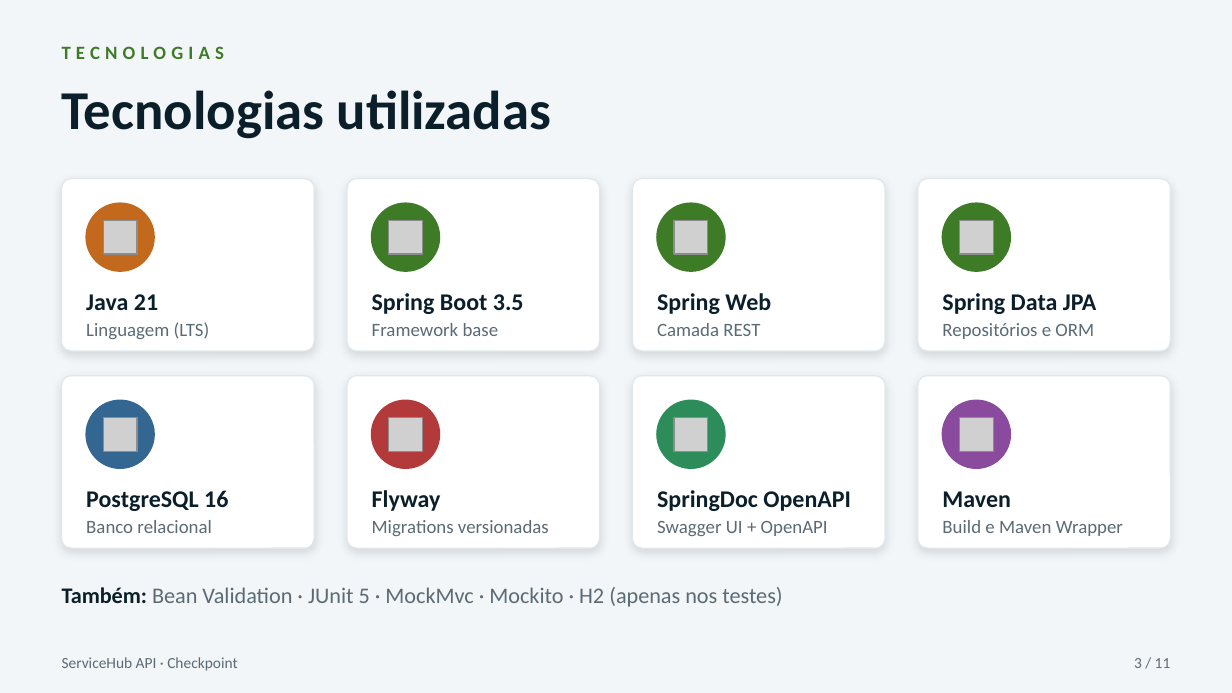
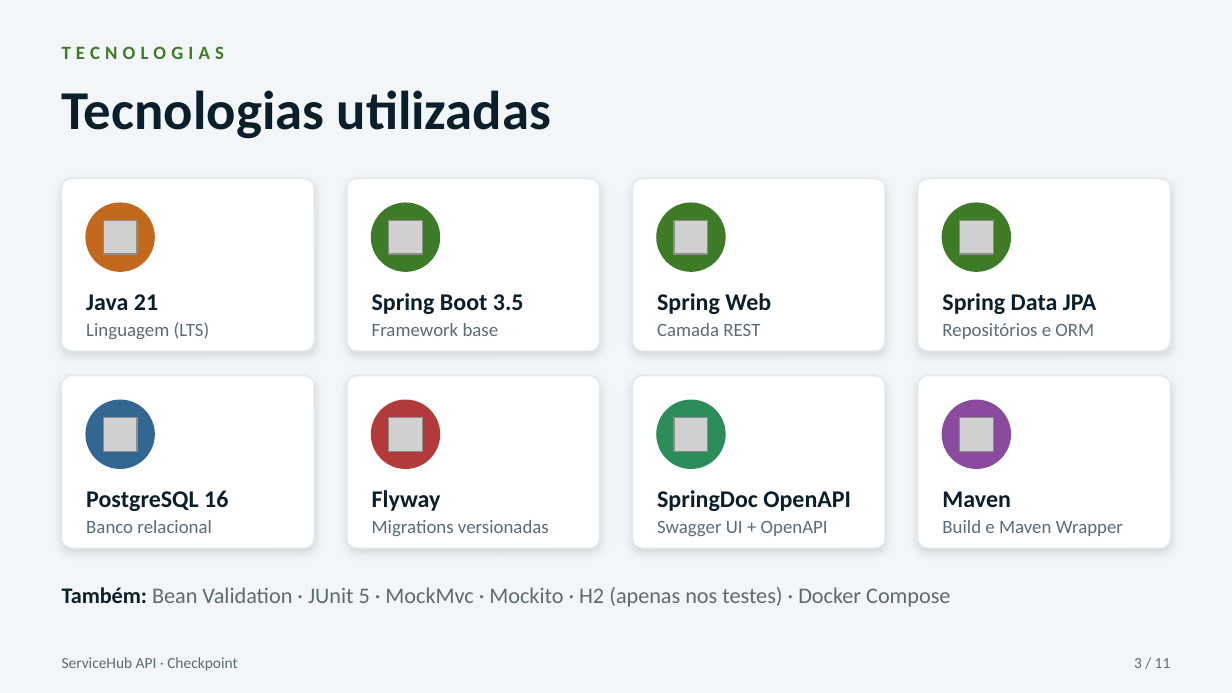
Before and after one commit to EstherCBL/ServiceHub-API, a slide deck: slide 3 of docs/ServiceHub-API-Checkpoint.pptx. Drawn at 1232x693 pixels with LibreOffice and Linux fonts; fonts in the diff are those of the drawing; grey boxes stand for pictures. Boxes give left, top, right and bottom in pixels: in the first picture for what was removed or moved away, otherwise in the second. Text is boxed around its words. In the diff, an @@ line names an element or a change of style, - is before the commit and + after.

```diff
--- a/docs/ServiceHub-API-Checkpoint.pptx
+++ b/docs/ServiceHub-API-Checkpoint.pptx
@@ text at <box>62,587,950,607</box>: text changed @@
-Também: Bean Validation · JUnit 5 · MockMvc · Mockito · H2 (apenas nos testes)
+Também: Bean Validation · JUnit 5 · MockMvc · Mockito · H2 (apenas nos testes) · Docker Compose
```
Also in this commit, not shown: 4 other slides changed, 1 other file.
